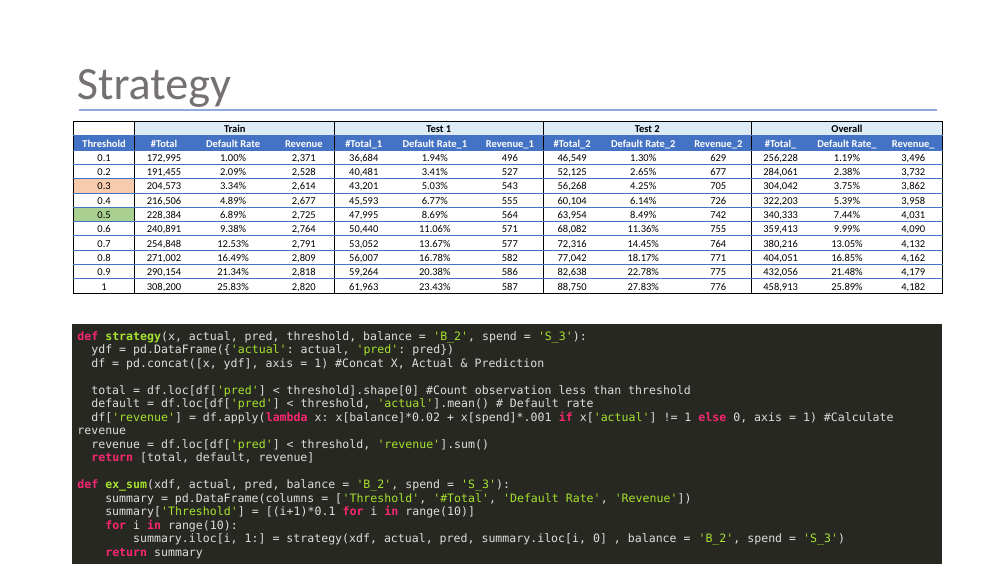
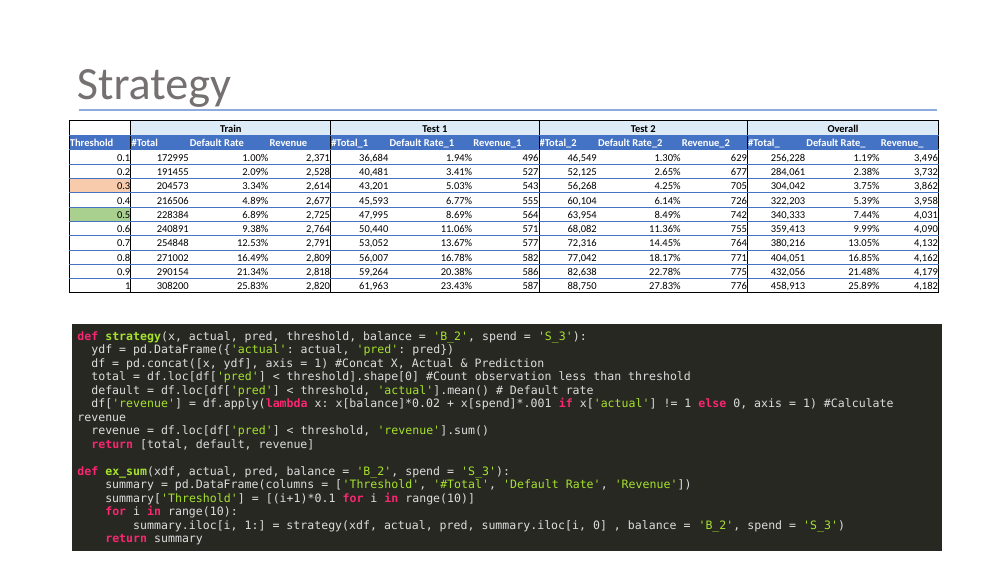
Before and after one commit to Shritej24c/Credit-Default-Pred, a slide deck: slide 18 of Credit Default Risk.pptx. Drawn at 1008x567 pixels with LibreOffice and Linux fonts; fonts in the diff are those of the drawing. Boxes give left, top, right and bottom in pixels: in the first picture for what was removed or moved away, otherwise in the second. Text is boxed around its words. In the diff, an @@ line names an element or a change of style, - is before the commit and + after.

```diff
--- a/Credit Default Risk.pptx
+++ b/Credit Default Risk.pptx
@@ table at [70,121,940,297] @@
-row 3, column 2: 172,995
+row 3, column 2: 172995
-row 4, column 2: 191,455
+row 4, column 2: 191455
-row 5, column 2: 204,573
+row 5, column 2: 204573
-row 6, column 2: 216,506
+row 6, column 2: 216506
-row 7, column 2: 228,384
+row 7, column 2: 228384
-row 8, column 2: 240,891
+row 8, column 2: 240891
-row 9, column 2: 254,848
+row 9, column 2: 254848
-row 10, column 2: 271,002
+row 10, column 2: 271002
-row 11, column 2: 290,154
+row 11, column 2: 290154
-row 12, column 2: 308,200
+row 12, column 2: 308200
@@ alignment centre to left @@
@@ alignment centre to right @@
@@ table: place and size @@
-table at [73,121,944,295]
+table at [70,121,940,297]
@@ table at [72,324,941,549] @@
-row 1, column 1: def strategy(x, actual, pred, threshold, balance = 'B_2', spend = 'S_3'): ydf = pd.DataFrame({'actual': actual, 'pred': pred}) df = pd.concat([x, ydf], axis = 1) #Concat X, Actual & Prediction / total = df.loc[df['pred'] < threshold].shape[0] #Count observation less than threshold default = df.loc[df['pred'] < threshold, 'actual'].mean() # Default rate df['revenue'] = df.apply(lambda x: x[balance]*0.02 + x[spend]*.001 if x['actual'] != 1 else 0, axis = 1) #Calculate revenue revenue = df.loc[df['pred'] < threshold, 'revenue'].sum() return [total, default, revenue] def ex_sum(xdf, actual, pred, balance = 'B_2', spend = 'S_3'): summary = pd.DataFrame(columns = ['Threshold', '#Total', 'Default Rate', 'Revenue']) summary['Threshold'] = [(i+1)*0.1 for i in range(10)] for i in range(10): summary.iloc[i, 1:] = strategy(xdf, actual, pred, summary.iloc[i, 0] , balance = 'B_2', spend = 'S_3') return summary
+row 1, column 1: def strategy(x, actual, pred, threshold, balance = 'B_2', spend = 'S_3'): ydf = pd.DataFrame({'actual': actual, 'pred': pred}) df = pd.concat([x, ydf], axis = 1) #Concat X, Actual & Prediction total = df.loc[df['pred'] < threshold].shape[0] #Count observation less than threshold default = df.loc[df['pred'] < threshold, 'actual'].mean() # Default rate df['revenue'] = df.apply(lambda x: x[balance]*0.02 + x[spend]*.001 if x['actual'] != 1 else 0, axis = 1) #Calculate revenue revenue = df.loc[df['pred'] < threshold, 'revenue'].sum() return [total, default, revenue] def ex_sum(xdf, actual, pred, balance = 'B_2', spend = 'S_3'): summary = pd.DataFrame(columns = ['Threshold', '#Total', 'Default Rate', 'Revenue']) summary['Threshold'] = [(i+1)*0.1 for i in range(10)] for i in range(10): summary.iloc[i, 1:] = strategy(xdf, actual, pred, summary.iloc[i, 0] , balance = 'B_2', spend = 'S_3') return summary
```
Also in this commit, not shown: 8 other slides changed.
